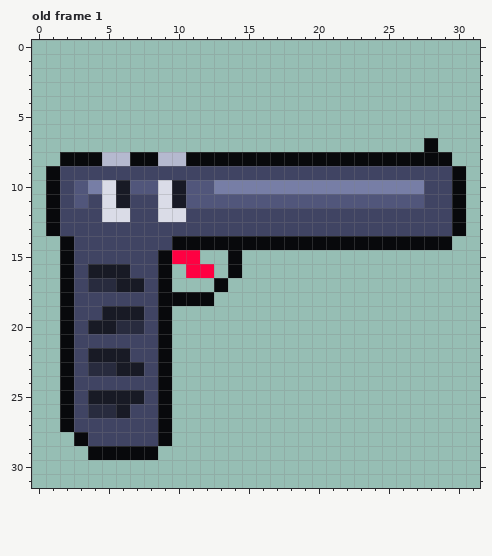
File history of a pixel-art file, Assets/Sprites/Ase_and_unfinished/gunther2.aseprite. This is how it looked before the edit.
32x32 pixels, 6 frames. Shown: old frame 1. The commit also changed other frames, which this record leaves out.
The result:
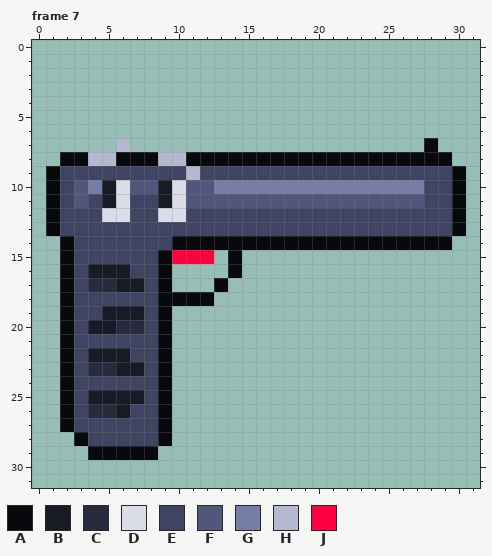
Palette (. is transparent): A #08090c  B #181a25  C #282b3e  D #dadce7  E #404463  F #51567b  G #777ea6  H #b5b9cf  J #ff0042
A new or re-ordered frame is compared with the old frame closest to it.
Message: Uploaded idle and firing animations for gunther
The edit:
frames 6 -> 8
Frame 7 is new; against old frame 1, layers "Eyes", "Tongue":
y 7: x 6 . -> H
y 8: x 4 A -> H; x 6 H -> A
y 9: x 11 E -> H
y 10..11: x 5..6 DB -> BD; x 9..10 DB -> BD
y 15: x 12 . -> J
y 16: x 11..12 JJ -> ..
Pixel boxes of the changes (left, top, right, bottom) in both pictures:
changed: (88, 138, 200, 208)
changed: (186, 250, 214, 278)
